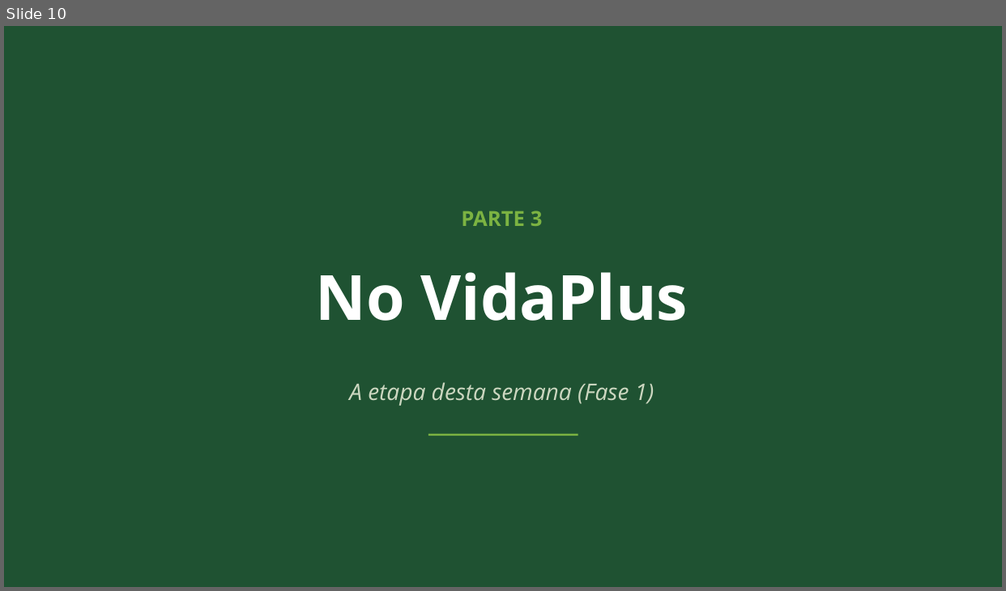
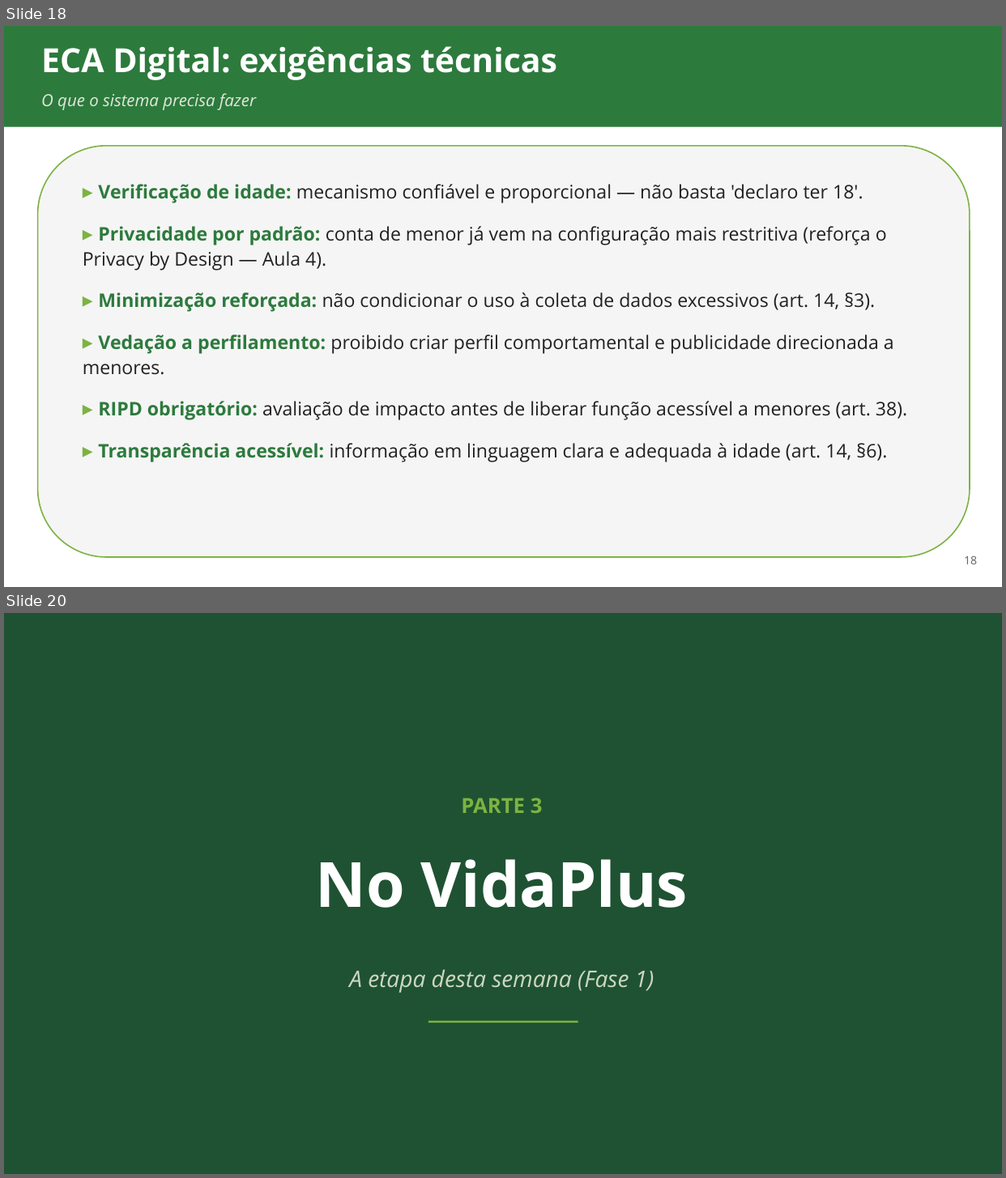
Before and after one commit to ads-sapucaia-ssc/SSC, a slide deck: aulas/aula-02-requisitos-e-lgpd.pptx. Shown one above the other, each under a label of ours: slide 10 before the commit, slides 18 and 20 after it; the slides between them are not shown. The pictures are 1006x591 and 1006x1178 pixels, drawn with LibreOffice and Linux fonts; fonts in the diff are those of the drawing. Boxes give left, top, right and bottom in pixels: in the first picture for what was removed or moved away, otherwise in the second. Text is boxed around its words. In the diff, an @@ line names an element or a change of style, - is before the commit and + after.

```diff
--- a/aulas/aula-02-requisitos-e-lgpd.pptx
+++ b/aulas/aula-02-requisitos-e-lgpd.pptx
@@ slide 18 added at (x1=4, y1=26, x2=1002, y2=587), background #FFFFFF @@
@@ rectangle added at (x1=4, y1=26, x2=1002, y2=127), fill #2D7A3D @@
@@ text added at (x1=41, y1=46, x2=557, y2=80), 32 pt, text #FFFFFF, bold @@
+ECA Digital: exigências técnicas
@@ text added at (x1=41, y1=93, x2=256, y2=110), 16 pt, text #E0E8DB, italic @@
+O que o sistema precisa fazer
@@ rounded rectangle added at (x1=38, y1=146, x2=970, y2=557), fill #F5F5F5, outline #7CB342 1.25 pt @@
@@ text added at (x1=83, y1=184, x2=907, y2=463), 18 pt, text #212121 @@
+▸ Verificação de idade: mecanismo confiável e proporcional — não basta 'declaro ter 18'.
+▸ Privacidade por padrão: conta de menor já vem na configuração mais restritiva (reforça o Privacy by Design — Aula 4).
+▸ Minimização reforçada: não condicionar o uso à coleta de dados excessivos (art. 14, §3).
+▸ Vedação a perfilamento: proibido criar perfil comportamental e publicidade direcionada a menores.
+▸ RIPD obrigatório: avaliação de impacto antes de liberar função acessível a menores (art. 38).
+▸ Transparência acessível: informação em linguagem clara e adequada à idade (art. 14, §6).
@@ text added at (x1=964, y1=557, x2=977, y2=565), 11 pt, text #616161 @@
+18
@@ what was slide 10 is now slide 20 @@
```
Also in this commit, not shown: 4 slides changed, 9 other slides added, 12 other files.
